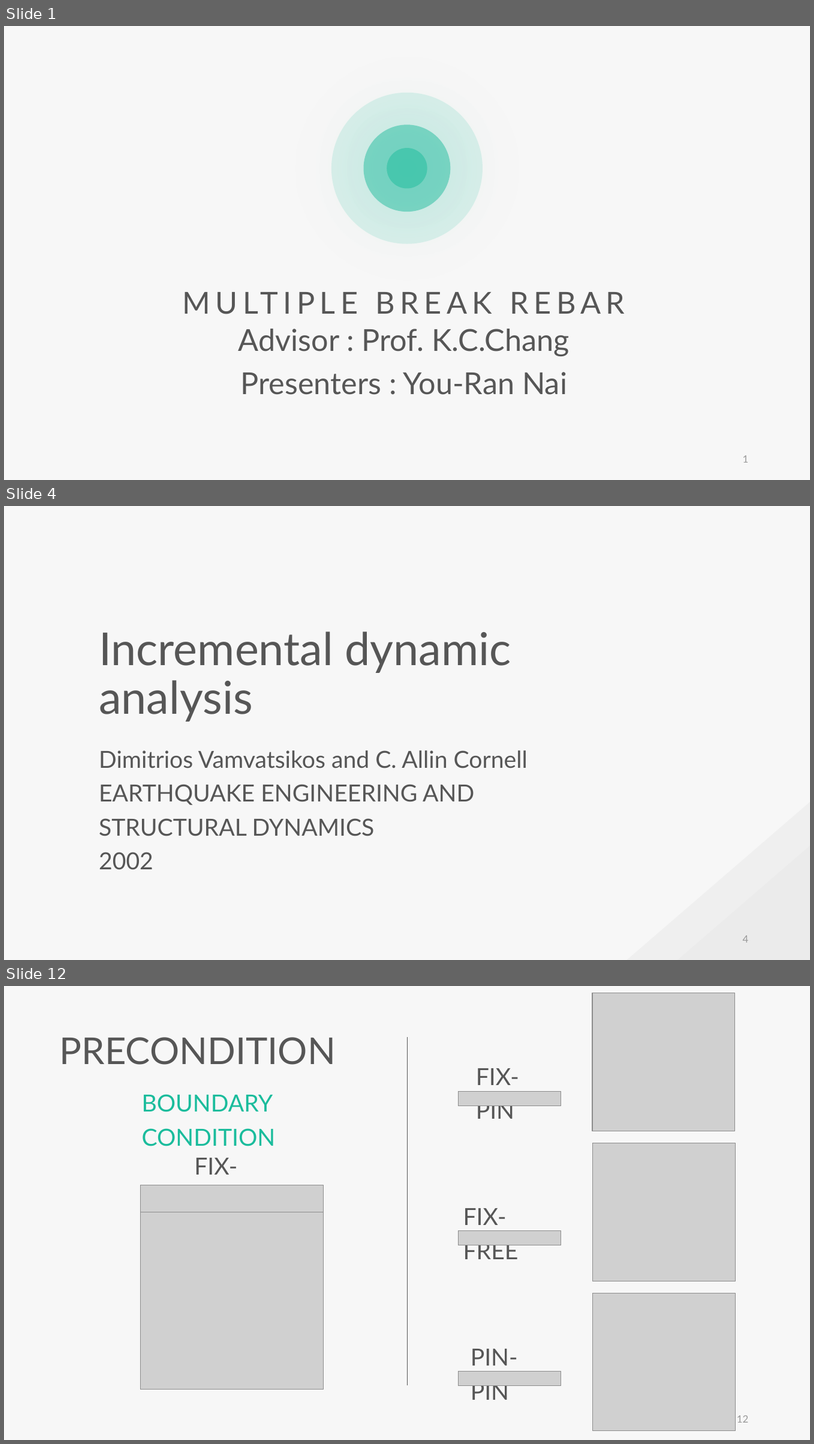
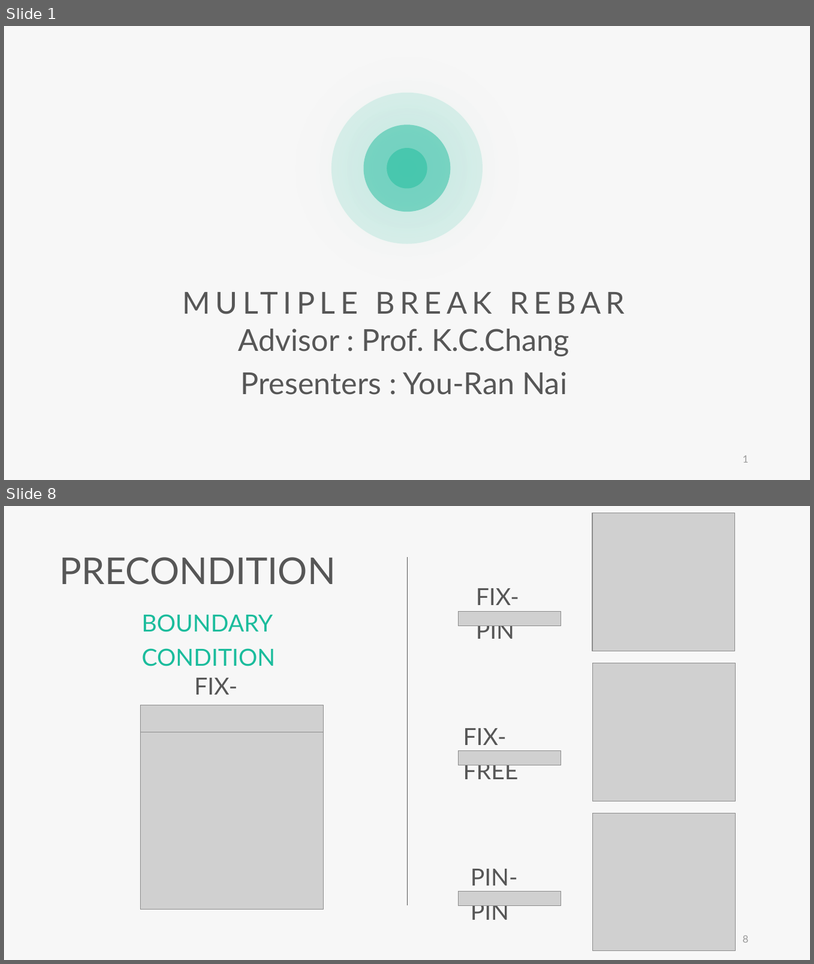
Before and after one commit to skyran1278/VbaProject, a slide deck: 20180126_SmartSplice/20180920_Meeting/20180920 Meeting.pptx. Shown one above the other, each under a label of ours: slides 1, 4 and 12 before the commit, slides 1 and 8 after it; the slides between them are not shown. The pictures are 814x1444 and 814x964 pixels, drawn with LibreOffice and Linux fonts; fonts in the diff are those of the drawing; grey boxes stand for pictures. Boxes give left, top, right and bottom in pixels: in the first picture for what was removed or moved away, otherwise in the second. Text is boxed around its words. In the diff, an @@ line names an element or a change of style, - is before the commit and + after.

```diff
--- a/20180126_SmartSplice/20180920_Meeting/20180920 Meeting.pptx
+++ b/20180126_SmartSplice/20180920_Meeting/20180920 Meeting.pptx
@@ slide 4 removed at <box>4,506,810,960</box>, background #F7F7F7 @@
@@ text removed at <box>99,631,511,721</box> @@
-Incremental dynamic analysis
@@ text removed at <box>99,750,528,870</box> @@
-Dimitrios Vamvatsikos and C. Allin Cornell
-EARTHQUAKE ENGINEERING AND STRUCTURAL DYNAMICS
-2002
@@ triangle removed at <box>627,802,810,960</box> @@
@@ triangle removed at <box>678,846,810,960</box> @@
@@ page number removed at <box>743,935,749,942</box> @@
-4
@@ what was slide 12 is now slide 8 @@
@@ page number at <box>743,935,749,942</box>: text changed @@
-12
+8
```
Also in this commit, not shown: 15 slides changed, 3 slides added, 52 other slides removed, 4 other files.
